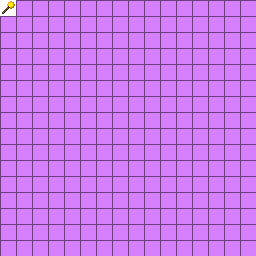
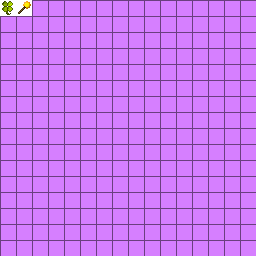
Layered file, before and after one edit (256 x 256). Changes by layer:
added group "四叶草" with 2 layers above "图层 1" over [2,1,13,15]
added layer "图层 2 副本" in group "四叶草" over [2,1,13,15]
painted on "图层 1" over [7,1,31,14]
painted on "图层 0" over [2,0,32,16]
